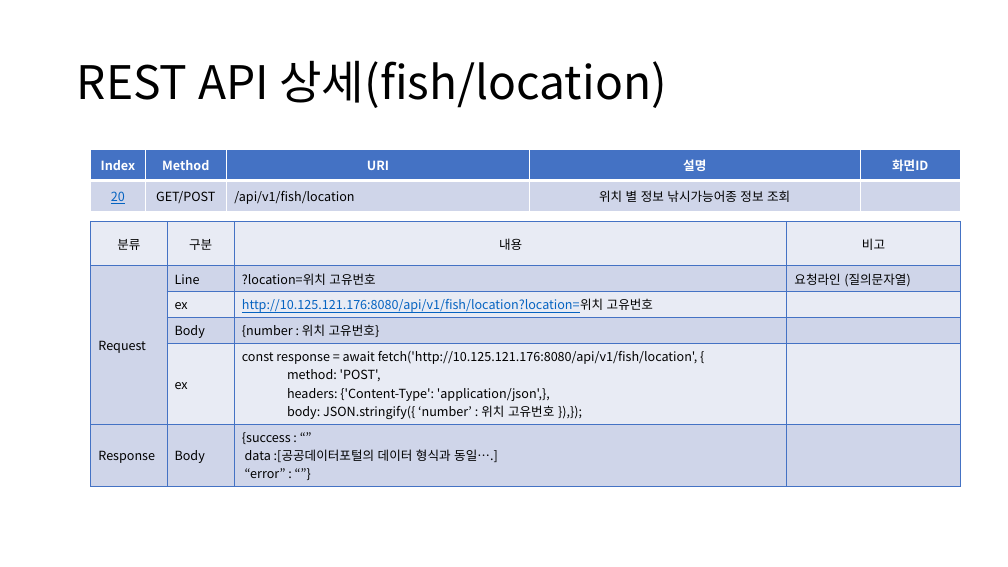
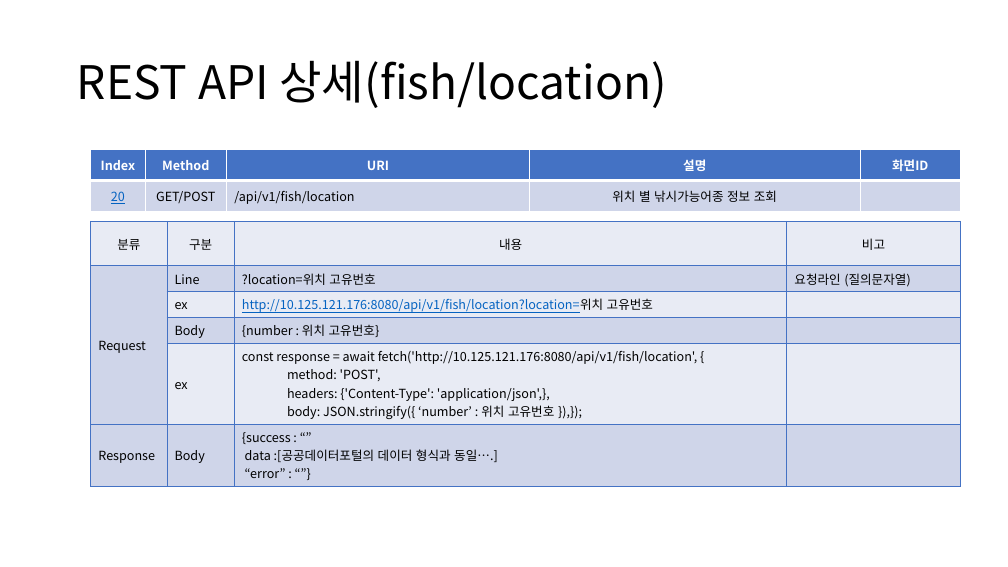
Before and after one commit to sujidaddy/workspace_miniproject, a slide deck: slide 43 of 미니프로젝트계획서제출용.pptx. Drawn at 1008x567 pixels with LibreOffice and Linux fonts; fonts in the diff are those of the drawing. Boxes give left, top, right and bottom in pixels: in the first picture for what was removed or moved away, otherwise in the second. Text is boxed around its words. In the diff, an @@ line names an element or a change of style, - is before the commit and + after.

```diff
--- a/미니프로젝트계획서제출용.pptx
+++ b/미니프로젝트계획서제출용.pptx
@@ table at [91,150,960,211] @@
-row 2, column 4: 위치 별 정보 낚시가능어종 정보 조회
+row 2, column 4: 위치 별 낚시가능어종 정보 조회
```
Also in this commit, not shown: 8 other slides changed, 1 slide added, 3 other files.
